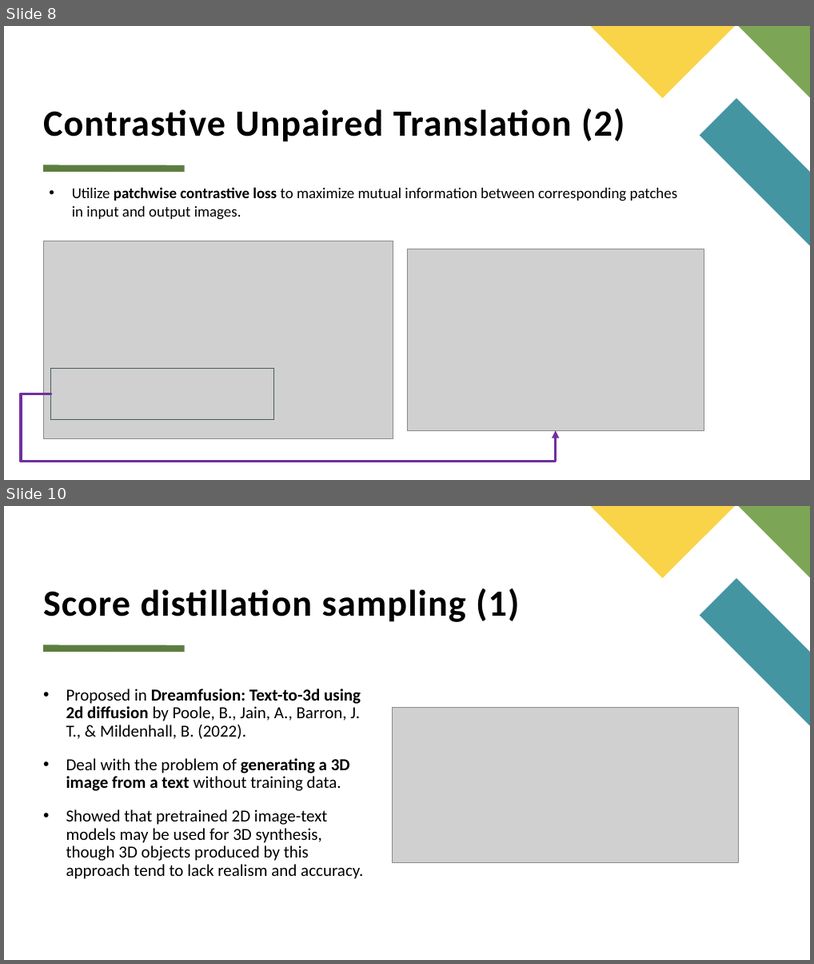
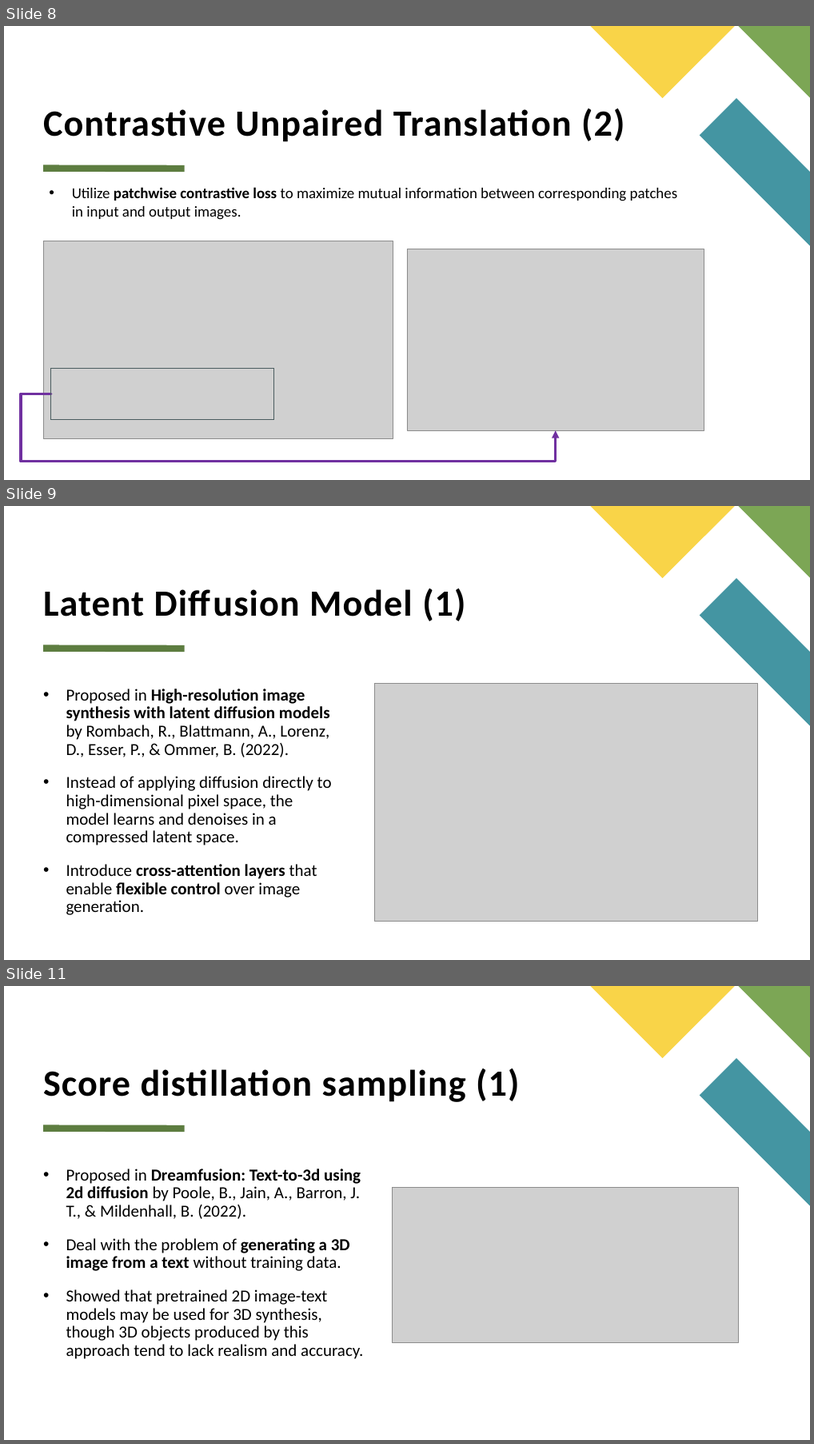
Before and after one commit to Anh26535D/cpp, a slide deck: report_computer_vision.pptx. Shown one above the other, each under a label of ours: slides 8 and 10 before the commit, slides 8, 9 and 11 after it; the slides between them are not shown. The pictures are 814x964 and 814x1444 pixels, drawn with LibreOffice and Linux fonts; fonts in the diff are those of the drawing; grey boxes stand for pictures. Boxes give left, top, right and bottom in pixels: in the first picture for what was removed or moved away, otherwise in the second. Text is boxed around its words. In the diff, an @@ line names an element or a change of style, - is before the commit and + after.

```diff
--- a/report_computer_vision.pptx
+++ b/report_computer_vision.pptx
@@ slide 9 added at [4,506,810,960], background #FFFFFF; not listed: 4 template elements that a slide beside it also shows @@
@@ title added at [43,588,466,621], 44 pt, text #000000, bold @@
+Latent Diffusion Model (1)
@@ text added at [66,688,332,915], 20 pt, text #000000 @@
+• Proposed in High-resolution image synthesis with latent diffusion models by Rombach, R., Blattmann, A., Lorenz, D., Esser, P., & Ommer, B. (2022).
+• Instead of applying diffusion directly to high-dimensional pixel space, the model learns and denoises in a compressed latent space.
+• Introduce cross-attention layers that enable flexible control over image generation.
@@ picture added at [375,684,758,921] @@
@@ what was slide 10 is now slide 11 @@
```
Also in this commit, not shown: 1 slide changed, 2 other slides added, 1 slide removed, 1 other file.
